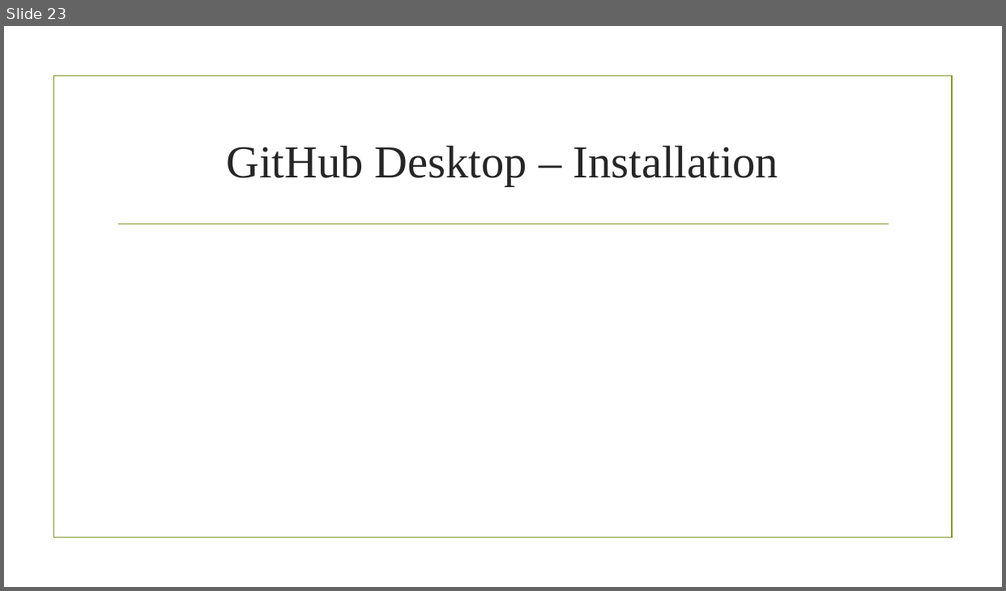
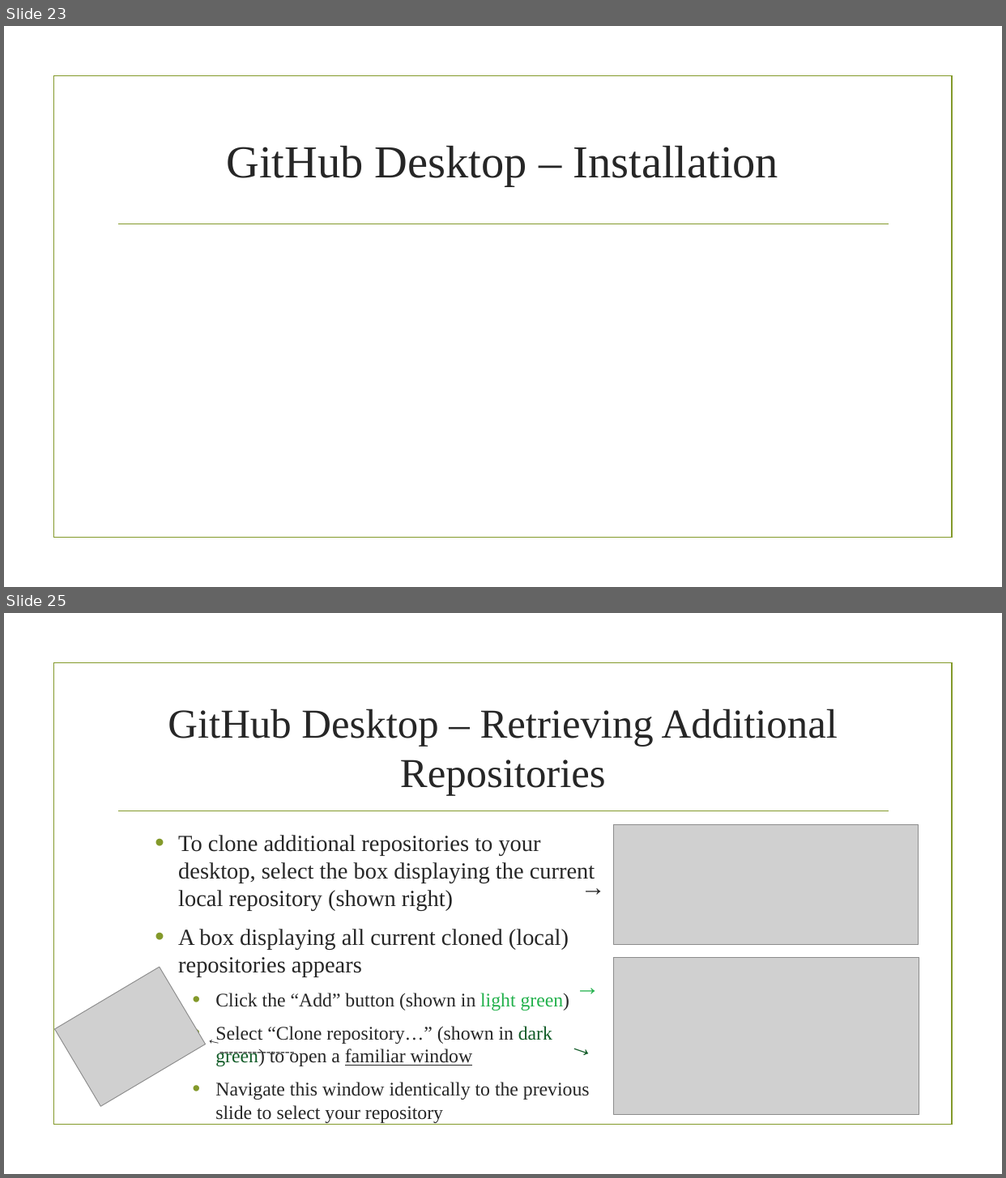
Before and after one commit to trmasher/Powerpoint_Informationals, a slide deck: Using R Notebook with Version Control.pptx. Shown one above the other, each under a label of ours: slide 23 before the commit, slides 23 and 25 after it; the slides between them are not shown. The pictures are 1006x591 and 1006x1178 pixels, drawn with LibreOffice and Linux fonts; fonts in the diff are those of the drawing; grey boxes stand for pictures; background and template pictures are left out. Boxes give left, top, right and bottom in pixels: in the first picture for what was removed or moved away, otherwise in the second. Text is boxed around its words. In the diff, an @@ line names an element or a change of style, - is before the commit and + after.

Commit message:
Added Section "GitHub Desktop"
Added several new slides explaining how to work with your GitHub account remotely using GitHub desktop.

```diff
--- a/Using R Notebook with Version Control.pptx
+++ b/Using R Notebook with Version Control.pptx
@@ slide 25 added at <box>4,613,1002,1174</box>, background picture (left out); not listed: 2 template elements that a slide beside it also shows @@
@@ title added at <box>168,709,837,796</box>, 39.6 pt, text #262626 @@
+GitHub Desktop – Retrieving Additional Repositories
@@ picture added at <box>613,825,918,944</box> @@
@@ text added at <box>178,835,595,1123</box>, 18.5 pt, text #262626 @@
+• To clone additional repositories to your desktop, select the box displaying the current local repository (shown right)
+• A box displaying all current cloned (local) repositories appears
+  • Click the “Add” button (shown in light green)
+  • Select “Clone repository…” (shown in dark green) to open a familiar window
+  • Navigate this window identically to the previous slide to select your repository
@@ text added at <box>573,867,611,909</box>, 24 pt, text #262626 @@
+→
@@ picture added at <box>55,967,206,1106</box> @@
@@ text added at <box>568,967,605,1009</box>, 24 pt, text #22B14C @@
+→
@@ picture added at <box>613,958,918,1114</box> @@
@@ text added at <box>556,1022,612,1076</box>, 24 pt, text #125C28 @@
+→
@@ text added at <box>194,1033,230,1063</box>, 14.8 pt, text #262626 @@
+→
@@ text added at <box>212,1039,305,1064</box>, 13.6 pt, text #262626 @@
+----------------
```
Also in this commit, not shown: 1 slide changed, 1 other slide added, 1 other file.
